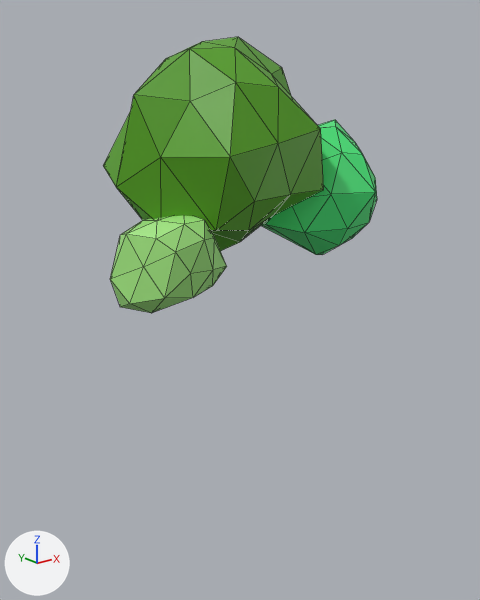
A saved change to the glTF model tree123.gltf.
Rendered twice from a camera (50 mm lens) standing at (-3.21, -4.0, 4.13) and looking at (0.16, 0.21, 2.45). Lighting does not change. The marker at lower left points along +X, +Y and +Z. Mesh edges are drawn as thin lines. Where no turn or scale is listed for an object, it has been applied to the vertices.
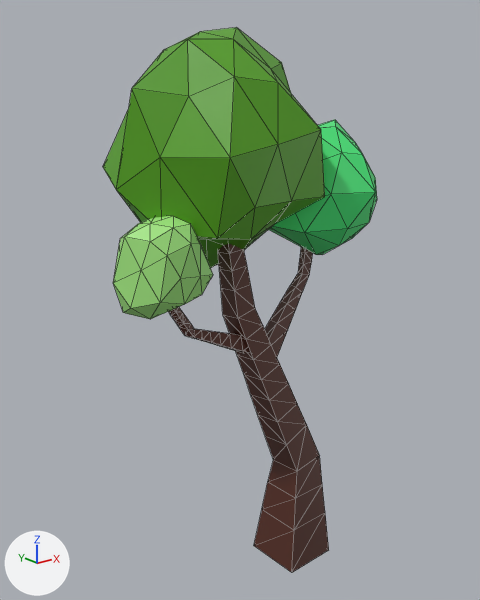
Boxes [x1, y1, x2, y2] around the edits, measured in the pictures (480 x 600 px):
'Icosphere', rescaled (13% taller): before [103, 37, 324, 251]; after [103, 27, 325, 268]
'Plane', now drawn (brown): after [218, 244, 329, 572]
'Icosphere.002', moved, rescaled (14% narrower): before [110, 215, 227, 313]; after [113, 216, 213, 319]
'Plane.001', now drawn: after [265, 247, 313, 356]
'Plane.002', now drawn: after [168, 307, 249, 353]

What changed in the scene script:
```text
Add mat_material:
    mat_material = principled_material('Material')
    mat_material.base_color = (0.0908, 0.026, 0.0159)  # brown #552d22
    mat_material.roughness = 0.4
Add me_plane_005:
    me_plane_005.from_pydata(...)  # 68 vertices, 132 faces; spans x 0.37..1.28, y -0.41..1.77, z -1.54..0.7
    me_plane_005.materials.append(mat_material)  # brown #552d22
Add me_plane_004:
    me_plane_004.from_pydata(...)  # 40 vertices, 76 faces; spans x -0.52..0.2, y -0.15..0.27, z -0.19..1.68
    me_plane_004.materials.append(mat_material)  # brown #552d22
Add me_plane_002:
    me_plane_002.from_pydata(...)  # 72 vertices, 140 faces; spans x -0.25..0.36, y -0.26..0.26, z -0.07..3.45
    me_plane_002.materials.append(mat_material)  # brown #552d22
Change ob_plane:
    ob_plane: bpy.data.objects.new('Plane', None) -> bpy.data.objects.new('Plane', me_plane_002)
Change ob_plane_001:
    ob_plane_001: bpy.data.objects.new('Plane.001', None) -> bpy.data.objects.new('Plane.001', me_plane_004)
Change ob_plane_002:
    ob_plane_002: bpy.data.objects.new('Plane.002', None) -> bpy.data.objects.new('Plane.002', me_plane_005)
    ob_plane_002.location: (-0.235, 0.203, 2.76) -> (-0.295, 0.177, 2.749)
    ob_plane_002.scale: (0.359, 0.256, 0.537) -> (0.345, 0.247, 0.516)
Change ob_icosphere:
    ob_icosphere.scale: (0.513, 0.508, 0.658) -> (0.516, 0.508, 0.725)
Change ob_icosphere_002:
    ob_icosphere_002.location: (-0.628, 0.026, 3.03) -> (-0.703, 0.002, 3.003)
    ob_icosphere_002.scale: (0.284, 0.284, 0.284) -> (0.24, 0.238, 0.295)
```
